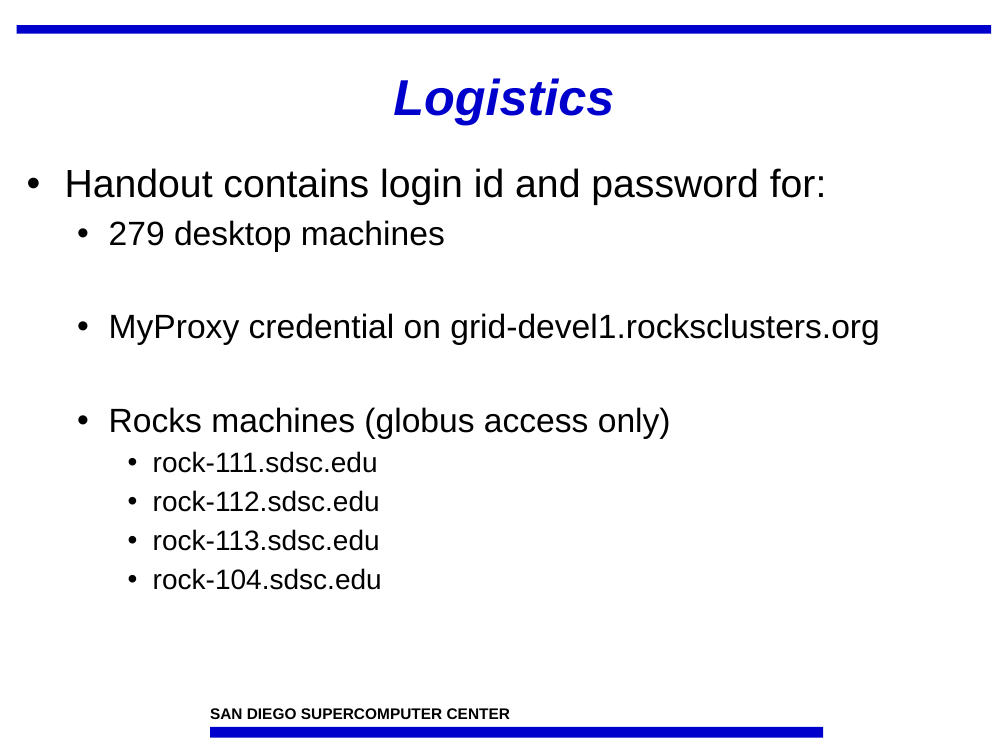
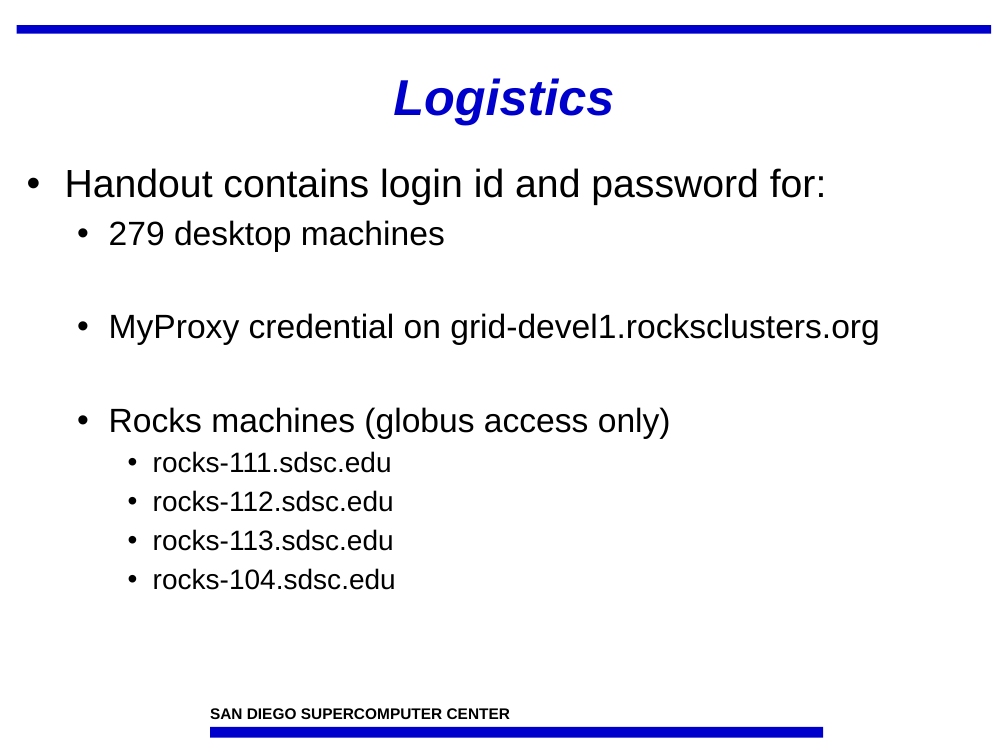
Before and after one commit to IncaProject/inca-xsede, a slide deck: slide 2 of talks/feb-06-workshop/deploy1.ppt (slide 3 before the commit). Drawn at 1008x756 pixels with LibreOffice and Linux fonts; fonts in the diff are those of the drawing; background and template pictures are left out. Boxes give left, top, right and bottom in pixels: in the first picture for what was removed or moved away, otherwise in the second. Text is boxed around its words. In the diff, an @@ line names an element or a change of style, - is before the commit and + after.

```diff
--- a/talks/feb-06-workshop/deploy1.ppt
+++ b/talks/feb-06-workshop/deploy1.ppt
@@ text at (153, 451, 396, 590): text changed @@
-    • rock-111.sdsc.edu
-    • rock-112.sdsc.edu
-    • rock-113.sdsc.edu
-    • rock-104.sdsc.edu
+    • rocks-111.sdsc.edu
+    • rocks-112.sdsc.edu
+    • rocks-113.sdsc.edu
+    • rocks-104.sdsc.edu
```
Also in this commit, not shown: 7 other slides changed, 3 slides added, 18 slides removed.
